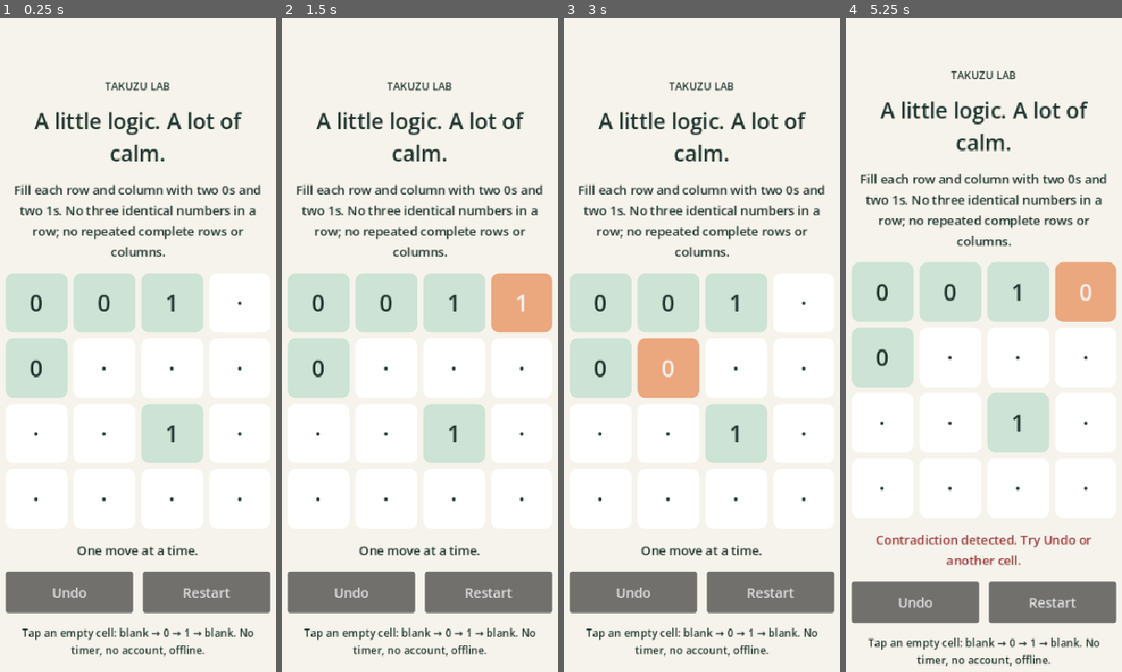
Above: before the commit, frames 1-4 (left to right).
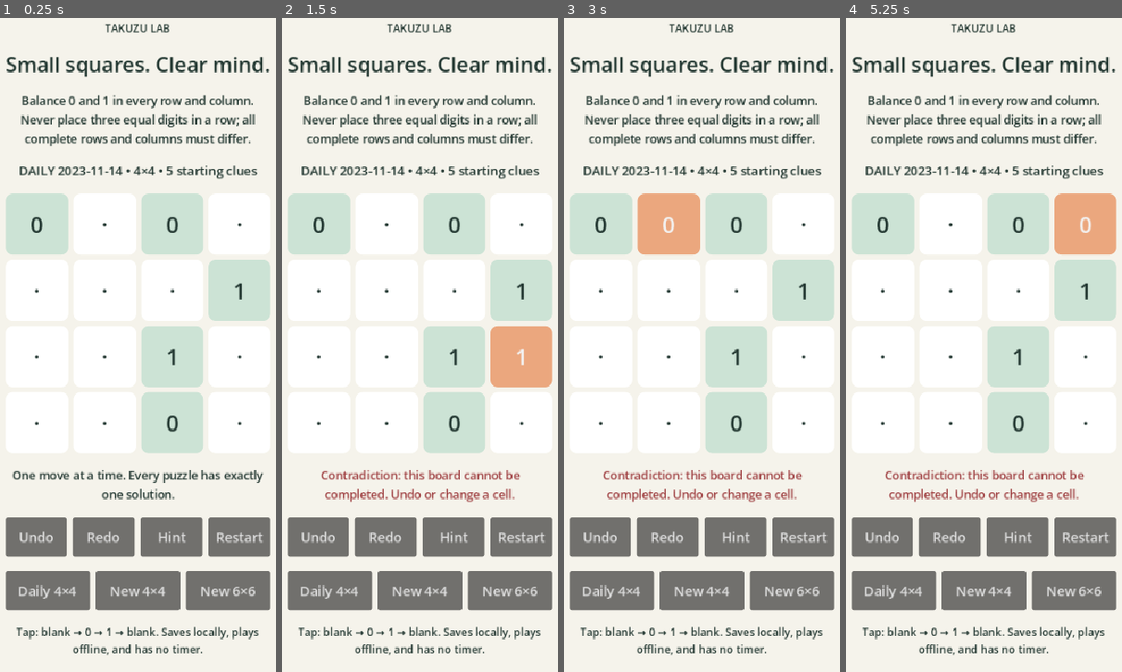
Above: after the commit, the same moments.

Repository: streamentry/game-foundry
Game: Godot game, scene res://scenes/main.tscn
Same seed, same stepped clock (60 frames per second), same inputs: the game is played once before the commit and once after it.
Inputs:
- Up to frame 1 (0.25 s): no input
- Up to frame 2 (1.5 s): click "·" at 0.5 s; click "0" at 1.25 s
- Up to frame 3 (3 s): click "1" at 2 s; click "·" at 2.75 s
- Up to frame 4 (5.25 s): click "0" at 3.5 s; click "1" at 4.25 s; click "·" at 5 s

The runs differ from the first frame. In frame 1, 33% of the frame differs, in the area x 2-98%, y 0-98%; in frame 2, 35%; in frame 3, 37%; in frame 4, 38%, in the area x 2-98%, y 0-100%.

Commit message:
feat(game): daily play, accessible 4x4/6x6 boards, hints, undo/redo and autosave

Diff:
--- a/games/takuzu-lab/scripts/main.gd
+++ b/games/takuzu-lab/scripts/main.gd
@@ -1,14 +1,11 @@
 extends Control
-## Engineering vertical slice: hardcoded, independently verified unique sample.
-## Do not ship this single-puzzle demo as an App Store product.
+## Playable engineering reference: verified offline puzzles, daily mode, undo/redo,
+## hints, and local save/resume. Not a validated App Store market opportunity.
 
 const Rules = preload("res://scripts/binary_rules.gd")
-const START: Array = [
-    [0, 0, 1, -1],
-    [0, -1, -1, -1],
-    [-1, -1, 1, -1],
-    [-1, -1, -1, -1]
-]
+const Factory = preload("res://scripts/puzzle_factory.gd")
+const Store = preload("res://scripts/progress_store.gd")
+
 const PAPER = Color("#F5F3EB")
 const INK = Color("#20352F")
 const LEAF = Color("#CCE3D5")
@@ -16,149 +13,274 @@
 const ERROR = Color("#9E3E40")
 const WHITE = Color("#FFFFFF")
 
+var puzzle: Dictionary = {}
 var board: Array = []
+var mode: String = "daily"
+var day: String = ""
+var undo_stack: Array = []
+var redo_stack: Array = []
 var cell_buttons: Array = []
-var history: Array = []
 var status_label: Label
+var puzzle_label: Label
 
 
 func _ready() -> void:
-    board = START.duplicate(true)
+    var restored: Dictionary = Store.restore()
+    if restored.is_empty():
+        day = _today()
+        puzzle = Factory.for_day(day, 4)
+        board = puzzle["givens"].duplicate(true)
+    else:
+        mode = restored["mode"]
+        day = restored["day"]
+        puzzle = restored["puzzle"]
+        board = restored["board"]
     _build_view()
     _refresh()
 
 
+func _today() -> String:
+    var today: Dictionary = Time.get_date_dict_from_system()
+    return "%04d-%02d-%02d" % [today["year"], today["month"], today["day"]]
+
+
+func _open_daily() -> void:
+    mode = "daily"
+    day = _today()
+    puzzle = Factory.for_day(day, 4)
+    _begin_puzzle()
+
+
+func _open_practice(size: int) -> void:
+    mode = "free"
+    day = ""
+    var rng := RandomNumberGenerator.new()
+    rng.randomize()
+    puzzle = Factory.make(int(rng.randi()), size)
+    _begin_puzzle()
+
+
+func _begin_puzzle() -> void:
+    if puzzle.is_empty():
+        return
+    board = puzzle["givens"].duplicate(true)
+    undo_stack.clear()
+    redo_stack.clear()
+    _build_view()
+    _refresh()
+    _save()
+
+
 func _build_view() -> void:
+    for child in get_children():
+        remove_child(child)
+        child.queue_free()
+    cell_buttons.clear()
+
     var background := ColorRect.new()
+    add_child(background)
+    background.set_anchors_and_offsets_preset(Control.PRESET_FULL_RECT)
     background.color = PAPER
     background.mouse_filter = Control.MOUSE_FILTER_IGNORE
-    background.set_anchors_and_offsets_preset(Control.PRESET_FULL_RECT)
-    add_child(background)
+
+    var scroll := ScrollContainer.new()
+    add_child(scroll)
+    scroll.set_anchors_and_offsets_preset(Control.PRESET_FULL_RECT)
+    scroll.horizontal_scroll_mode = ScrollContainer.SCROLL_MODE_AUTO
+    scroll.vertical_scroll_mode = ScrollContainer.SCROLL_MODE_AUTO
+
+    var margin := MarginContainer.new()
+    margin.size_flags_horizontal = Control.SIZE_EXPAND_FILL
+    margin.add_theme_constant_override("margin_left", 18)
+    margin.add_theme_constant_override("margin_right", 18)
+    margin.add_theme_constant_override("margin_top", 28)
+    margin.add_theme_constant_override("margin_bottom", 28)
+    scroll.add_child(margin)
 
     var center := CenterContainer.new()
-    center.set_anchors_and_offsets_preset(Control.PRESET_FULL_RECT)
-    add_child(center)
+    center.size_flags_horizontal = Control.SIZE_EXPAND_FILL
+    margin.add_child(center)
 
     var column := VBoxContainer.new()
     column.custom_minimum_size = Vector2(320, 0)
-    column.add_theme_constant_override("separation", 15)
+    column.add_theme_constant_override("separation", 17)
     center.add_child(column)
 
     column.add_child(_label("TAKUZU LAB", 13, INK))
-    column.add_child(_label("A little logic. A lot of calm.", 26, INK))
-    column.add_child(_label("Fill each row and column with two 0s and two 1s. No three identical numbers in a row; no repeated complete rows or columns.", 15, INK))
+    column.add_child(_label("Small squares. Clear mind.", 25, INK))
+    column.add_child(_label("Balance 0 and 1 in every row and column. Never place three equal digits in a row; all complete rows and columns must differ.", 14, INK))
+
+    puzzle_label = _label("", 15, INK)
+    column.add_child(puzzle_label)
 
     var board_grid := GridContainer.new()
-    board_grid.columns = 4
-    board_grid.add_theme_constant_override("h_separation", 7)
-    board_grid.add_theme_constant_override("v_separation", 7)
+    var size: int = puzzle["size"]
+    board_grid.columns = size
+    board_grid.add_theme_constant_override("h_separation", 6)
+    board_grid.add_theme_constant_override("v_separation", 6)
     column.add_child(board_grid)
 
-    for r in range(4):
-        for c in range(4):
-            var cell := Button.new()
-            cell.custom_minimum_size = Vector2(72, 72)
-            cell.size_flags_horizontal = Control.SIZE_EXPAND_FILL
-            cell.focus_mode = Control.FOCUS_ALL
-            cell.add_theme_font_size_override("font_size", 28)
-            cell.pressed.connect(_press_cell.bind(r, c))
-            board_grid.add_child(cell)
-            cell_buttons.append(cell)
-
-    status_label = _label("", 15, INK)
+    var cell_side: int = 74 if size == 4 else 49
+    for r in range(size):
+        for c in range(size):
+            var button := Button.new()
+            button.custom_minimum_size = Vector2(cell_side, cell_side)
+            button.size_flags_horizontal = Control.SIZE_EXPAND_FILL
+            button.focus_mode = Control.FOCUS_ALL
+            button.add_theme_font_size_override("font_size", 27 if size == 4 else 23)
+            button.pressed.connect(_press_cell.bind(r, c))
+            board_grid.add_child(button)
+            cell_buttons.append(button)
+
+    status_label = _label("", 14, INK)
     column.add_child(status_label)
 
     var actions := HBoxContainer.new()
-    actions.add_theme_constant_override("separation", 12)
+    actions.add_theme_constant_override("separation", 7)
     column.add_child(actions)
-
-    var undo := Button.new()
-    undo.text = "Undo"
-    undo.custom_minimum_size = Vector2(120, 50)
-    undo.size_flags_horizontal = Control.SIZE_EXPAND_FILL
-    undo.pressed.connect(_undo)
-    actions.add_child(undo)
-
-    var reset := Button.new()
-    reset.text = "Restart"
-    reset.custom_minimum_size = Vector2(120, 50)
-    reset.size_flags_horizontal = Control.SIZE_EXPAND_FILL
-    reset.pressed.connect(_restart)
-    actions.add_child(reset)
-
-    column.add_child(_label("Tap an empty cell: blank → 0 → 1 → blank. No timer, no account, offline.", 13, INK))
+    actions.add_child(_action("Undo", _undo))
+    actions.add_child(_action("Redo", _redo))
+    actions.add_child(_action("Hint", _hint))
+    actions.add_child(_action("Restart", _restart))
+
+    var modes := HBoxContainer.new()
+    modes.add_theme_constant_override("separation", 7)
+    column.add_child(modes)
+    modes.add_child(_action("Daily 4×4", _open_daily))
+    modes.add_child(_action("New 4×4", _open_practice.bind(4)))
+    modes.add_child(_action("New 6×6", _open_practice.bind(6)))
+
+    column.add_child(_label("Tap: blank → 0 → 1 → blank. Saves locally, plays offline, and has no timer.", 13, INK))
+
+
+func _action(title: String, callback: Callable) -> Button:
+    var button := Button.new()
+    button.text = title
+    button.custom_minimum_size = Vector2(64, 48)
+    button.size_flags_horizontal = Control.SIZE_EXPAND_FILL
+    button.pressed.connect(callback)
+    return button
 
 
 func _label(message: String, size: int, color: Color) -> Label:
-    var result := Label.new()
-    result.text = message
-    result.horizontal_alignment = HORIZONTAL_ALIGNMENT_CENTER
-    result.autowrap_mode = TextServer.AUTOWRAP_WORD_SMART
-    result.add_theme_font_size_override("font_size", size)
-    result.add_theme_color_override("font_color", color)
-    return result
-
-
-func _press_cell(row: int, col: int) -> void:
-    if START[row][col] != -1:
-        return
-    history.append(board.duplicate(true))
-    if board[row][col] == -1:
-        board[row][col] = 0
-    elif board[row][col] == 0:
-        board[row][col] = 1
-    else:
-        board[row][col] = -1
-    _refresh()
+    var label := Label.new()
+    label.text = message
+    label.horizontal_alignment = HORIZONTAL_ALIGNMENT_CENTER
+    label.autowrap_mode = TextServer.AUTOWRAP_WORD_SMART
+    label.add_theme_font_size_override("font_size", size)
+    label.add_theme_color_override("font_color", color)
+    return label
+
+
+func _press_cell(r: int, c: int) -> void:
+    if puzzle["givens"][r][c] != -1:
+        return
+    var next_value: int = -1
+    if board[r][c] == -1:
+        next_value = 0
+    elif board[r][c] == 0:
+        next_value = 1
+    _apply_move(r, c, next_value)
+
+
+func _apply_move(r: int, c: int, value: int) -> void:
+    if board[r][c] == value:
+        return
+    undo_stack.append(board.duplicate(true))
+    if undo_stack.size() > 100:
+        undo_stack.pop_front()
+    redo_stack.clear()
+    board[r][c] = value
+    _refresh()
+    _save()
 
 
 func _undo() -> void:
-    if history.is_empty():
-        return
-    board = history.pop_back()
-    _refresh()
+    if undo_stack.is_empty():
+        return
+    redo_stack.append(board.duplicate(true))
+    board = undo_stack.pop_back()
+    _refresh()
+    _save()
+
+
+func _redo() -> void:
+    if redo_stack.is_empty():
+        return
+    undo_stack.append(board.duplicate(true))
+    board = redo_stack.pop_back()
+    _refresh()
+    _save()
 
 
 func _restart() -> void:
-    board = START.duplicate(true)
-    history.clear()
-    _refresh()
+    undo_stack.append(board.duplicate(true))
+    redo_stack.clear()
+    board = puzzle["givens"].duplicate(true)
+    _refresh()
+    _save()
+
+
+func _hint() -> void:
+    if not Rules.is_valid(board) or Factory.count_solutions(board, 1) == 0:
+        status_label.text = "Resolve the contradiction before using a hint."
+        status_label.add_theme_color_override("font_color", ERROR)
+        return
+    for r in range(puzzle["size"]):
+        for c in range(puzzle["size"]):
+            if board[r][c] == -1:
+                _apply_move(r, c, puzzle["solution"][r][c])
+                return
+
+
+func _save() -> void:
+    if not Store.write(mode, day, puzzle, board):
+        push_warning("Could not persist Takuzu Lab progress; the board remains playable.")
 
 
 func _refresh() -> void:
     var valid: bool = Rules.is_valid(board)
-    for r in range(4):
-        for c in range(4):
-            var cell: Button = cell_buttons[r * 4 + c]
-            var given: bool = START[r][c] != -1
+    var size: int = puzzle["size"]
+    puzzle_label.text = ("%s • %d×%d • %d starting clues" % [
+        "DAILY " + day if mode == "daily" else "FREE PLAY",
+        size, size, puzzle["given_count"]
+    ])
+    for r in range(size):
+        for c in range(size):
+            var cell: Button = cell_buttons[r * size + c]
+            var given: bool = puzzle["givens"][r][c] != -1
             cell.disabled = given
             cell.text = "·" if board[r][c] == -1 else str(board[r][c])
+            cell.tooltip_text = "Row %d, column %d, %s" % [
+                r + 1, c + 1, "fixed clue" if given else "editable"
+            ]
             var fill: Color = LEAF if given else WHITE
             if not given and board[r][c] != -1:
                 fill = CORAL
             var style := StyleBoxFlat.new()
             style.bg_color = fill
-            style.set_corner_radius_all(10)
-            style.content_margin_left = 4
-            style.content_margin_right = 4
-            style.content_margin_top = 4
-            style.content_margin_bottom = 4
+            style.set_corner_radius_all(9)
+            style.content_margin_left = 3
+            style.content_margin_right = 3
+            style.content_margin_top = 3
+            style.content_margin_bottom = 3
             for state in ["normal", "hover", "pressed", "disabled"]:
                 cell.add_theme_stylebox_override(state, style)
-            var focus_outline := StyleBoxFlat.new()
-            focus_outline.bg_color = Color(0.0, 0.0, 0.0, 0.0)
-            focus_outline.border_color = INK
-            focus_outline.set_border_width_all(3)
-            focus_outline.set_corner_radius_all(10)
-            cell.add_theme_stylebox_override("focus", focus_outline)
+            var focus_style := StyleBoxFlat.new()
+            focus_style.bg_color = Color.TRANSPARENT
+            focus_style.border_color = INK
+            focus_style.set_border_width_all(3)
+            focus_style.set_corner_radius_all(9)
+            cell.add_theme_stylebox_override("focus", focus_style)
             cell.add_theme_color_override("font_color", INK)
             cell.add_theme_color_override("font_disabled_color", INK)
+
     if Rules.is_solved(board):
-        status_label.text = "Complete! Every constraint is satisfied."
+        status_label.text = "Complete. Every constraint is satisfied!"
         status_label.add_theme_color_override("font_color", INK)
-    elif not valid:
-        status_label.text = "Contradiction detected. Try Undo or another cell."
+    elif not valid or Factory.count_solutions(board, 1) == 0:
+        status_label.text = "Contradiction: this board cannot be completed. Undo or change a cell."
         status_label.add_theme_color_override("font_color", ERROR)
     else:
-        status_label.text = "One move at a time."
+        status_label.text = "One move at a time. Every puzzle has exactly one solution."
         status_label.add_theme_color_override("font_color", INK)
